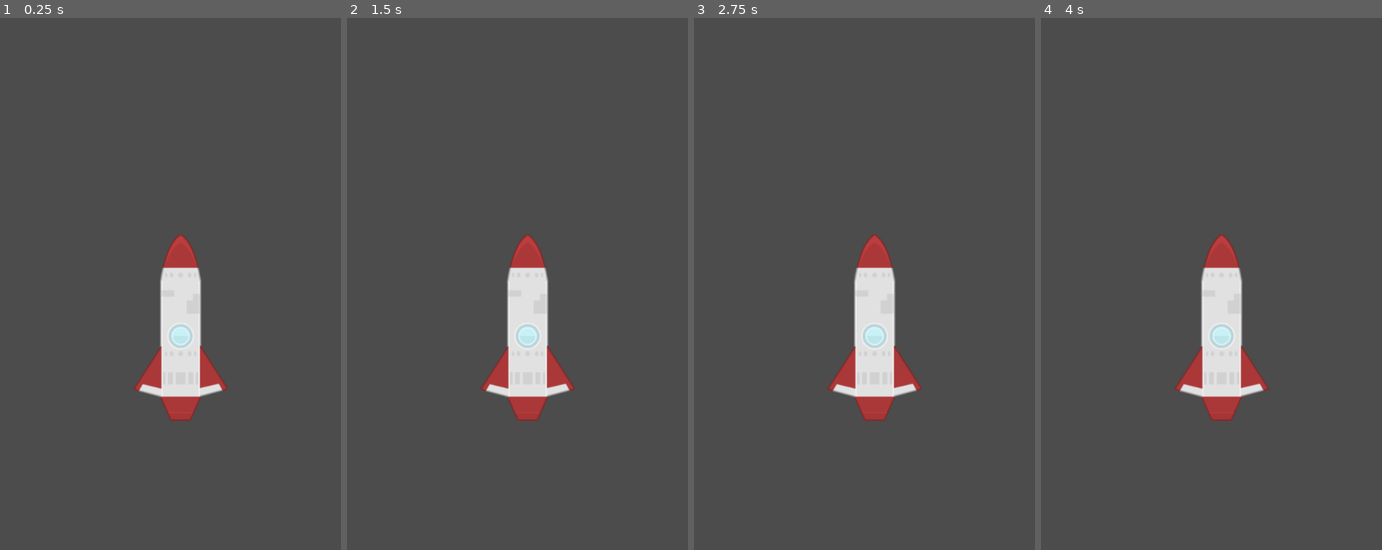
Above: before the commit, frames 1-4 (left to right).
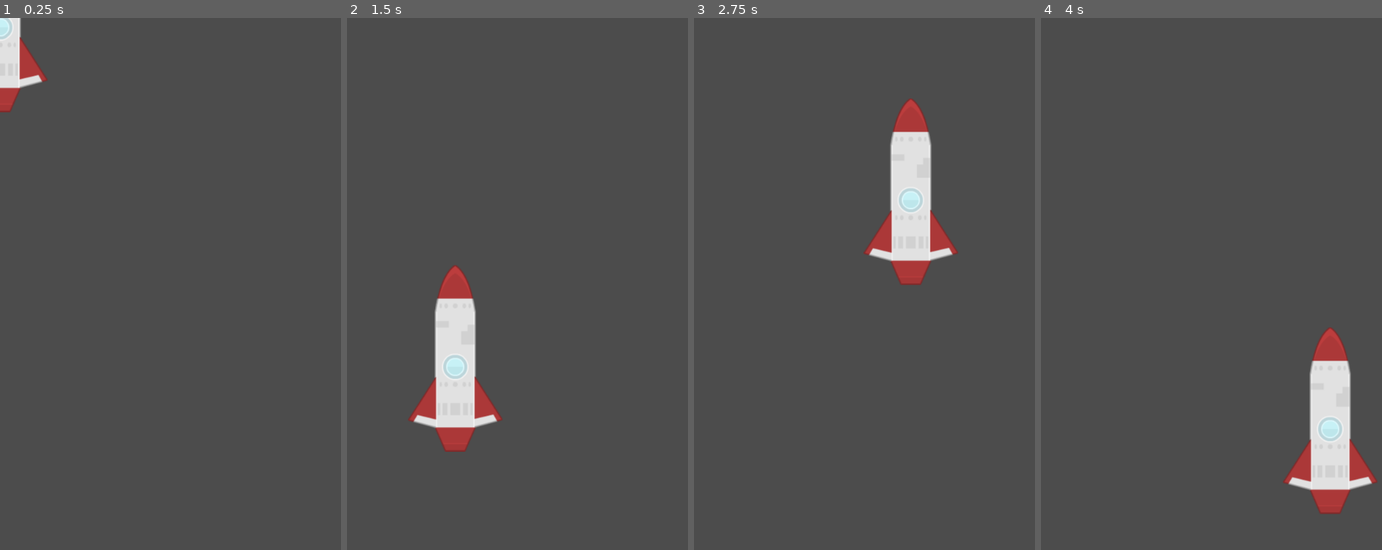
Above: after the commit, the same moments.

Repository: ScaryBoxStudios/JetTrace
Game: Godot game, scene res://scenes/main.tscn
Two runs of this game, one before a commit and one after it. Both use one fixed random seed, a clock stepped at 60 frames per second and the inputs below.
Inputs (mouse positions are in pixels of both pictures, inside the frame that each line leads up to):
- Up to frame 1 (0.25 s): no input
- Up to frame 2 (1.5 s): tap Enter at 0.5 s; move the mouse to (606, 294) at 0.52 s; tap Space at 1.25 s; move the mouse to (456, 358) at 1.27 s
- Up to frame 3 (2.75 s): tap Enter at 2 s; move the mouse to (912, 193) at 2.02 s
- Up to frame 4 (4 s): tap Space at 2.75 s; move the mouse to (1204, 448) at 2.77 s; tap Enter at 3.5 s; move the mouse to (1330, 422) at 3.52 s

The runs differ from the first frame. In frame 1, 5.9% of the frame differs, in the area x 0-67%, y 0-76%; in frame 2, 9.0%; in frame 3, 8.7%; in frame 4, 9.0%, in the area x 39-99%, y 40-94%.

Commit message:
Implemented basic jet movement

Diff:
--- a/scripts/main.gd
+++ b/scripts/main.gd
@@ -4,16 +4,25 @@
 # class member variables go here, for example:
 # var a = 2
 # var b = "textvar"
+var jet;
+var started = false;
 
 func _ready():
 	# Called when the node is added to the scene for the first time.
 	# Initialization here
-	var jet = Jet.instance()
+	var screensize = get_viewport().get_visible_rect().size
+
+	# Spawn jet
+	jet = Jet.instance()
+	jet.position = get_viewport().get_mouse_position()
 	add_child(jet)
-	var screensize = get_viewport().get_visible_rect().size
-	jet.position = screensize / 2.0
 
 #func _process(delta):
 #	# Called every frame. Delta is time since last frame.
 #	# Update game logic here.
 #	pass
+
+func _input(event):
+	# Mouse in viewport coordinates
+	if event is InputEventMouseMotion:
+		jet.position = event.position
